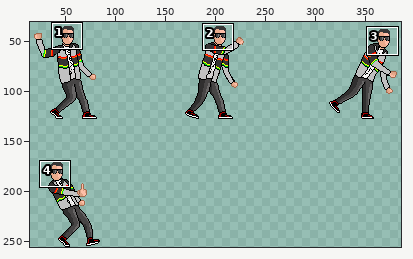
Edited in one commit: sprite sheet (Assets/Sprites/characters/thom/thom clothesline.png). The picture above shows the old version from afar; the outline marks the close-up.
Close-up. Before the commit:
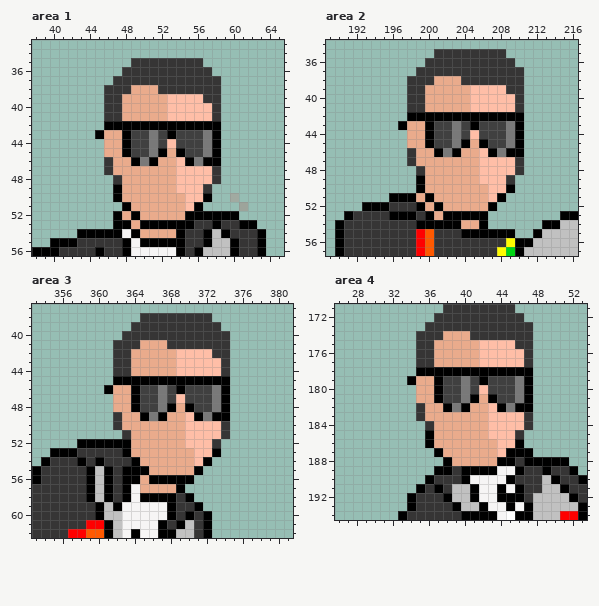
The file is 512x256 pixels. Pixels under 10% opacity are left out. Colours within 5 levels of each other are drawn and written as one. Shown: area 1: x 38..65, y 33..56; area 2: x 189..216, y 34..57; area 3: x 353..381, y 37..62; area 4: x 26..53, y 171..194. The wide view leaves out empty margins.
The result:
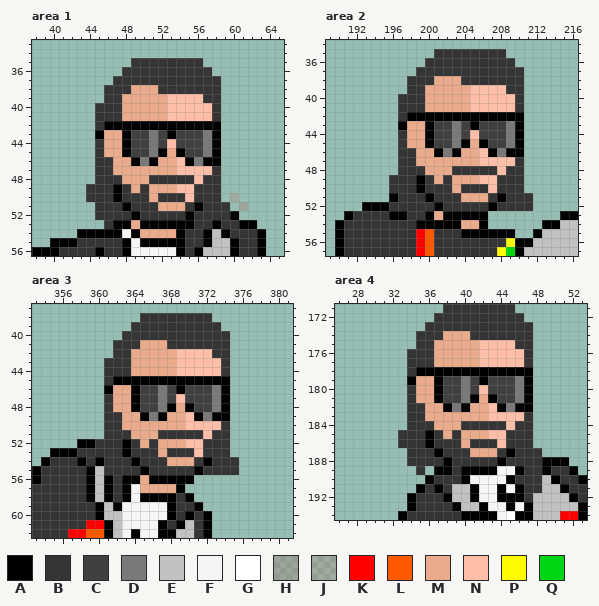
Palette (. is transparent): A #000000  B #363535  C #404040  D #797979  E #c1c1c1  F #f6f5f5  G #ffffff  H #c6000023  J #ff00001b  K #ff0000  L #ff5900  M #eaab8c  N #ffbea7  P #fffc00  Q #00d614
From the commit log: thom anim-sprite-prefab updates
The edit:
--- area 1
@@ x 38..65 @@
 39 ........BBMMMMMNNNNBB.......
-40 ........BBMMMMMNNNNNB.......
-41 ........BBMMMMMNNNNNB.......
-42 ........AAAAAAAAAAAAA.......
+40 .......BBBMMMMMNNNNNB.......
+41 .......BBBMMMMMNNNNNB.......
+42 .......BAAAAAAAAAAAAA.......
 43 .......AMMACCDCACCCDA.......
-44 ........MMACCDCNCCCDA.......
-45 ........MMACCDAMACCDA.......
-46 ........BMMADAMMNADAA.......
-47 ........BMMMMMMMNNNNB.......
-48 .........BMMMMMMNNNNB.......
-49 .........AMMMMMMNNNB........
-50 .........AMMMMMMMNNA..J.....
-51 ..........AMMMMMMNA....H....
-52 .........AMAMMMMMAAAAAA.....
-53 .........AAMAAAAAABBABBAA...
+44 .......BMMACCDCNCCCDA.......
+45 .......BMMACCDAMACCDA.......
+46 .......BBMMADAMMNADAA.......
+47 .......BBMMMMMMMNNNNB.......
+48 .......BBBMMMBBBBBNBB.......
+49 ......BBBABMBMMMNNBBB.......
+50 ......BBBABBBMBBBNBBB.J.....
+51 .......BBBABBBMMMBABBB.H....
+52 .......BBBBABBBBBABBBBA.....
+53 ........BAAMAAAAAABBABBAA...
 54 .....AAAAAFAMMMMABBAEABBBA..
--- area 2
@@ x 189..216 @@
 39 .........BBMMMMMNNNNBB......
-40 .........BBMMMMMNNNNNB......
-41 .........BBMMMMMNNNNNB......
-42 .........AAAAAAAAAAAAA......
+40 ........BBBMMMMMNNNNNB......
+41 ........BBBMMMMMNNNNNB......
+42 ........BAAAAAAAAAAAAA......
 43 ........AMMACCDCACCCDA......
-44 .........MMACCDCNCCCDA......
-45 .........MMACCDAMACCDA......
-46 .........BMMADAMMNADAA......
-47 .........BMMMMMMMNNNNB......
-48 ..........BMMMMMMNNNNB......
-49 ..........AMMMMMMNNNB.......
-50 ..........AMMMMMMMNNA.......
-51 .......AAAMAMMMMMMNA........
-52 ....AAABBBAMAMMMMMA.........
-53 ..ABBBBAAABAMAAAAA........AA
+44 ........BMMACCDCNCCCDA......
+45 ........BMMACCDAMACCDA......
+46 ........BBMMADAMMNADAA......
+47 ........BBMMMMMMMNNNNB......
+48 ........BBBMMMBBBBBNBB......
+49 .......BBBABMBMMMNNBBB......
+50 .......BBBABBBMBBBNBBB......
+51 .......ABBBABBBMMMBABBB.....
+52 ....AAABBBBBABBBBBABBBB.....
+53 ..ABBBBAABBAMAAAAA........AA
 54 .ABBBBBBBBAAAAAMMA......AAEE
--- area 3
@@ x 358..377 @@
 42 ....BBMMMMMNNNNBB...
-43 ....BBMMMMMNNNNNB...
-44 ....BBMMMMMNNNNNB...
-45 ....AAAAAAAAAAAAA...
+43 ...BBBMMMMMNNNNNB...
+44 ...BBBMMMMMNNNNNB...
+45 ...BAAAAAAAAAAAAA...
 46 ...AMMACCDCACCCDA...
-47 ....MMACCDCNCCCDA...
-48 ....MMACCDAMACCDA...
-49 ....BMMADAMMNADAA...
-50 ....BMMMMMMMNNNNB...
-51 .....BMMMMMMNNNNB...
-52 AAAAAAMMMMMMNNNB....
-53 BBBBBAMMMMMMMNNA....
-54 ABABBBAMMMMMMNA.....
-55 BAEABAAAMMMMMA......
+47 ...BMMACCDCNCCCDA...
+48 ...BMMACCDAMACCDA...
+49 ...BBMMADAMMNADAA...
+50 ...BBMMMMMMMNNNNB...
+51 ...BBBMMMBBBBBNBB...
+52 AABBBABMBMMMNNBBB...
+53 BBBBBABBBMBBBNBBB...
+54 ABABBBABBBMMMBABBB..
+55 BAEBBBBABBBBBABBBB..
 56 BAEABAAMAAAAA.......
--- area 4
@@ x 26..53 @@
 175 .........BBMMMMMNNNNBB......
-176 .........BBMMMMMNNNNNB......
-177 .........BBMMMMMNNNNNB......
-178 .........AAAAAAAAAAAAA......
+176 ........BBBMMMMMNNNNNB......
+177 ........BBBMMMMMNNNNNB......
+178 ........BAAAAAAAAAAAAA......
 179 ........AMMACCDCACCCDA......
-180 .........MMACCDCNCCCDA......
-181 .........MMACCDAMACCDA......
-182 .........BMMADAMMNADAA......
-183 .........BMMMMMMMNNNNB......
-184 ..........BMMMMMMNNNNB......
-185 ..........AMMMMMMNNNB.......
-186 ..........AMMMMMMMNNA.......
-187 ...........AMMMMMMNAAA......
-188 ............AMMMMMAABAAAAA..
-189 ...........AABAAAAFFABBABBA.
+180 ........BMMACCDCNCCCDA......
+181 ........BMMACCDAMACCDA......
+182 ........BBMMADAMMNADAA......
+183 ........BBMMMMMMMNNNNB......
+184 ........BBBMMMBBBBBNBB......
+185 .......BBBABMBMMMNNBBB......
+186 .......BBBABBBMBBBNBBB......
+187 ........BBBABBBMMMBABBB.....
+188 ........BBBBABBBBBABBBBAAA..
+189 .........B.AABAAAAFFABBABBA.
 190 ..........ABBBAFFFFABBBEABBA
